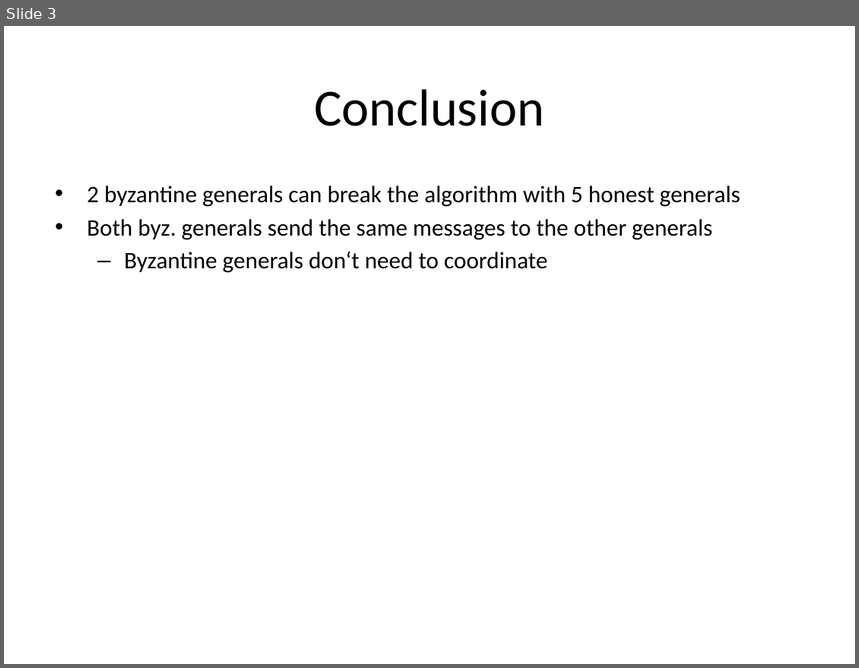
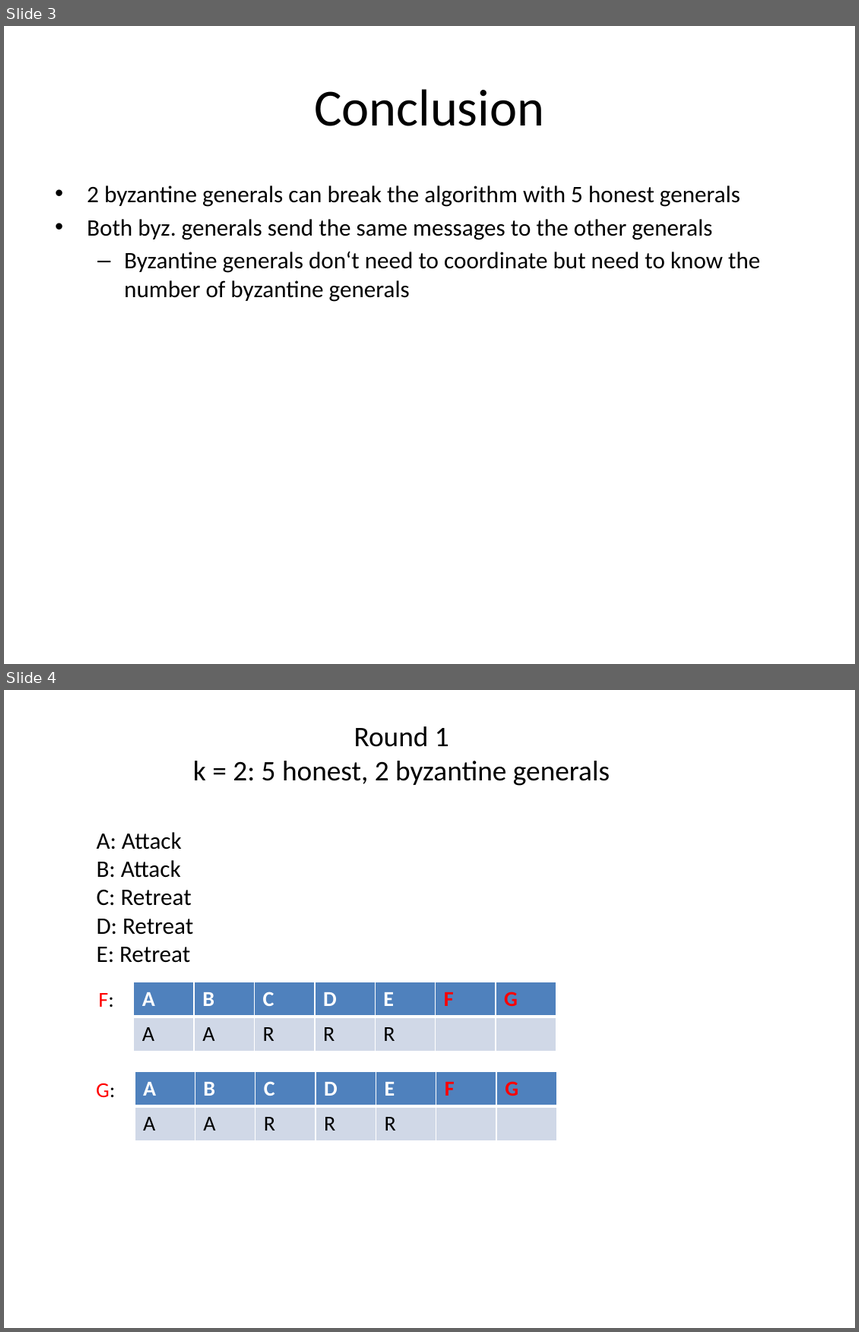
Before and after one commit to tjeromin/Distributed-Systems, a slide deck: Lab4/task3.pptx. Shown one above the other, each under a label of ours: slide 3 before the commit, slides 3 and 4 after it. The pictures are 859x668 and 859x1332 pixels, drawn with LibreOffice and Linux fonts; fonts in the diff are those of the drawing. Boxes give left, top, right and bottom in pixels: in the first picture for what was removed or moved away, otherwise in the second. Text is boxed around its words. In the diff, an @@ line names an element or a change of style, - is before the commit and + after.

```diff
--- a/Lab4/task3.pptx
+++ b/Lab4/task3.pptx
@@ slide 4 added at (4,690,855,1328), background #FFFFFF @@
@@ text added at (193,726,610,786), 24 pt, text #000000 @@
+Round 1
+k = 2: 5 honest, 2 byzantine generals
@@ text added at (97,832,193,963), 20 pt, text #000000 @@
+A: Attack
+B: Attack
+C: Retreat
+D: Retreat
+E: Retreat
@@ table added at (133,982,557,1051), 2 rows, 7 columns @@
+A | B | C | D | E | F | G
+A | A | R | R | R |  | 
@@ text added at (98,993,113,1007), 18 pt, text #FF0000 @@
+F:
@@ table added at (135,1072,558,1141), 2 rows, 7 columns @@
+A | B | C | D | E | F | G
+A | A | R | R | R |  | 
@@ text added at (96,1084,115,1098), 18 pt, text #FF0000 @@
+G:
@@ slide 3 changed as well @@
@@ text at (124,251,760,302): text changed @@
-  – Byzantine generals don‘t need to coordinate
+  – Byzantine generals don‘t need to coordinate but need to know the number of byzantine generals
```
Also in this commit, not shown: 2 other slides changed, 3 other slides added, 1 other file.
